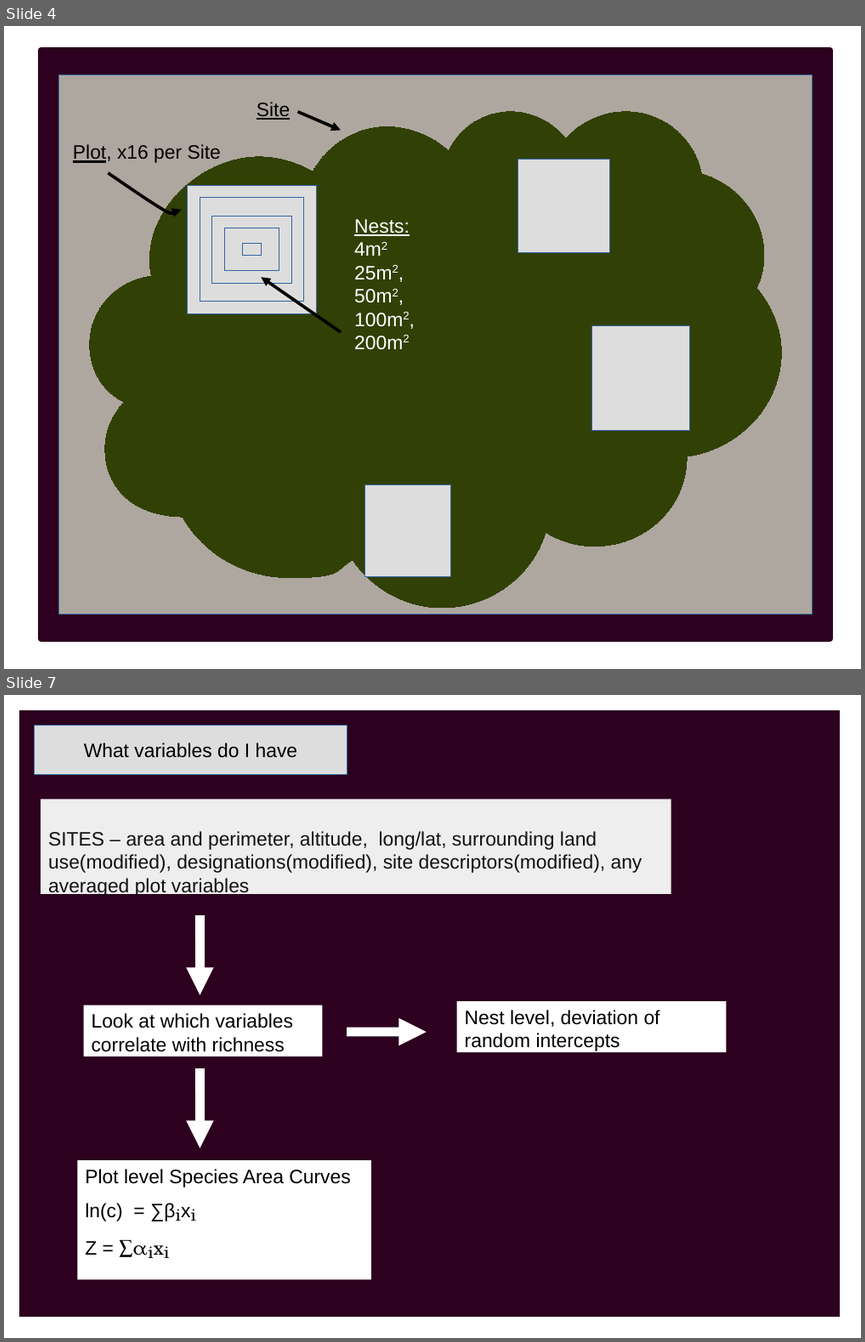
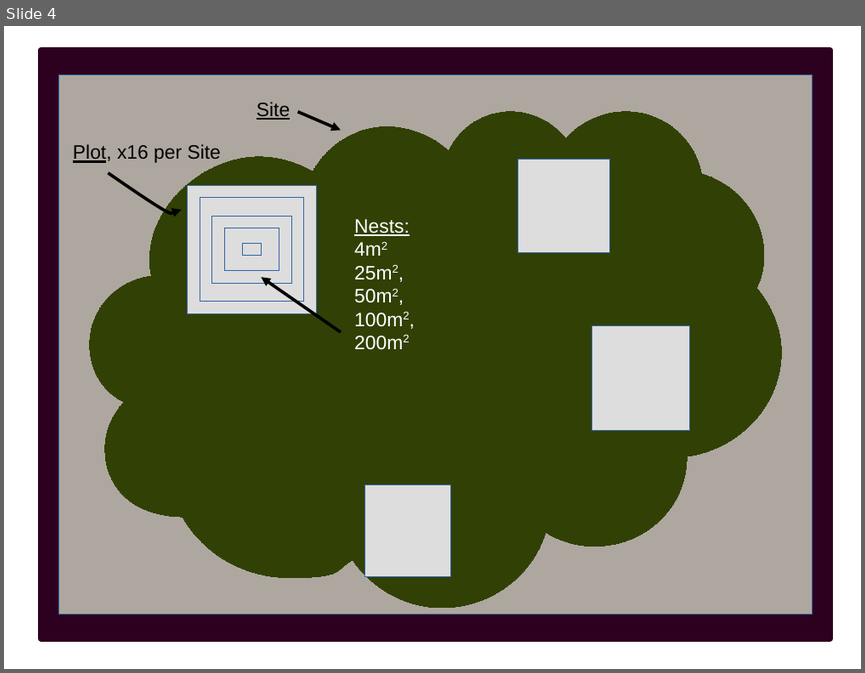
Before and after one commit to PetraGuy/CMEECourseWork, a slide deck: Talk2.odp. Shown one above the other, each under a label of ours: slides 4 and 7 before the commit, slide 4 after it; the slides between them are not shown. The pictures are 865x1342 and 865x673 pixels, drawn with LibreOffice and Linux fonts; fonts in the diff are those of the drawing. Boxes give left, top, right and bottom in pixels: in the first picture for what was removed or moved away, otherwise in the second. Text is boxed around its words. In the diff, an @@ line names an element or a change of style, - is before the commit and + after.

```diff
--- a/Talk2.odp
+++ b/Talk2.odp
@@ slide 7 removed at bbox=[4, 695, 861, 1338], background #FFFFFF @@
@@ rectangle removed at bbox=[17, 708, 843, 1320] @@
@@ rectangle removed at bbox=[35, 726, 347, 774] @@
-What variables do I have
@@ rectangle removed at bbox=[41, 800, 671, 894] @@
-SITES – area and perimeter, altitude, long/lat, surrounding land use(modified), designations(modified), site descriptors(modified), any averaged plot variables
@@ arrow removed from (200, 915) to (200, 995) @@
@@ rectangle removed at bbox=[83, 1005, 322, 1056] @@
-Look at which variables correlate with richness
@@ rectangle removed at bbox=[457, 1001, 726, 1053] @@
-Nest level, deviation of random intercepts
@@ arrow removed from (347, 1032) to (426, 1032) @@
@@ arrow removed from (200, 1068) to (200, 1148) @@
@@ rectangle removed at bbox=[77, 1160, 371, 1279] @@
-Plot level Species Area Curves
-ln(c) = ∑βixi
-Z = ∑αixi
```
Also in this commit, not shown: 3 slides changed, 1 slide added, 2 other slides removed, 10 other files.
